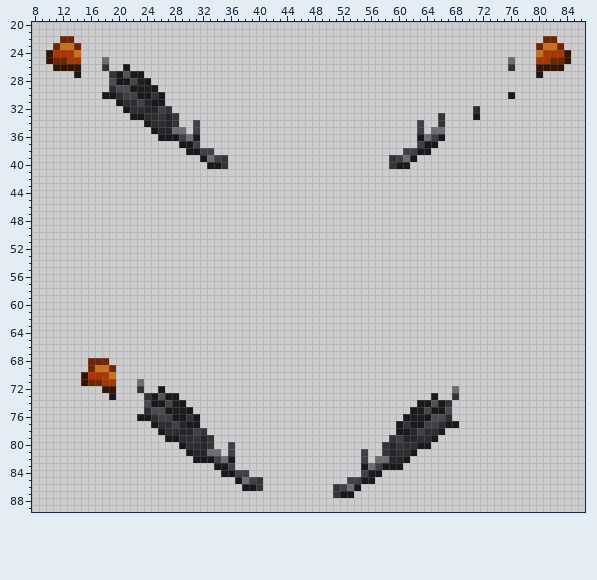
Two states of a sprite sheet, Resources/Textures/_Mono/Objects/Weapons/Guns/LMGs/dp29.rsi/inhand-right.png. Above, as it was before the edit.
The file is 96x96 pixels. Colours within 5 levels of each other are drawn and written as one. Shown: x 8..86, y 20..89.
After:
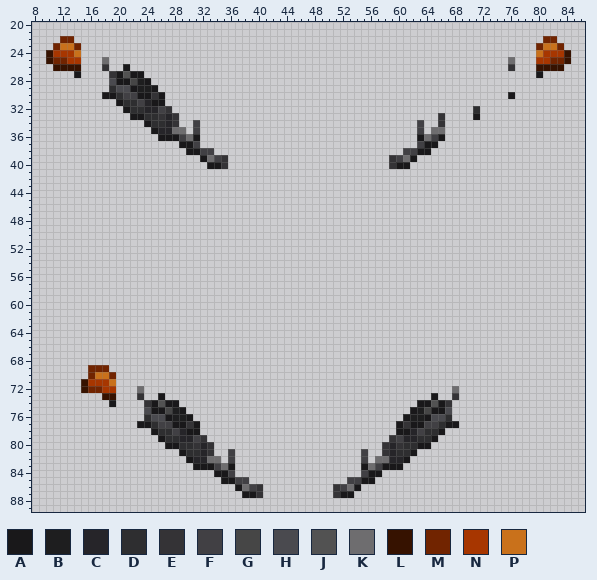
Palette (. is transparent): A #19181a  B #1e1e1f  C #262529  D #2e2e30  E #343336  F #414044  G #464646  H #4a4a4f  J #525252  K #6e6d6f  L #361200  M #712400  N #a73600  P #c9711b
The edit:
Colour A is added in row 74 at x 19; in row 77 at x 23 to 24; in row 78 at x 25; in row 79 at x 26; in row 80 at x 27 to 28; in row 81 at x 29.
Colour A is added in row 82 at x 30; in row 83 at x 31 to 33; in row 84 at x 34; in row 85 at x 35 to 36; in row 86 at x 37; in row 87 at x 38 to 39.
Colour A replaces colour B in row 74 at x 28; in row 75 at x 29.
Colour A replaces colour C in row 77 at x 29; in row 78 at x 30.
Colour A replaces colour E in row 76 at x 30.
Colour A replaces colour F in row 76 at x 27; in row 77 at x 28; in row 78 at x 31; in row 83 at x 36.
Colour A replaces colour G in row 74 at x 27.
Colour A replaces colour H in row 75 at x 25 to 26.
Colour A replaces colour J in row 73 at x 26.
Colour B replaces colour A in row 76 at x 28 to 29.
Colour C replaces colour A in row 82 at x 31 to 32.
Colour C replaces colour D in row 79 at x 29 to 30.
Colour D replaces colour A in row 76 at x 24; in row 77 at x 25; in row 78 at x 26; in row 79 at x 27 to 28; in row 80 at x 29; in row 81 at x 30.
Colour D replaces colour C in row 81 at x 31.
Colour E is added in row 73 at x 23; in row 87 at x 40.
Colour E replaces colour A in row 77 at x 30.
Colour E replaces colour C in row 79 at x 32.
Colour E replaces colour D in row 80 at x 31.
Colour E replaces colour H in row 74 at x 24.
Colour E replaces colour K in row 81 at x 33.
Colour F replaces colour A in row 82 at x 36; in row 83 at x 34; in row 84 at x 36; in row 85 at x 37; in row 86 at x 39.
Colour F replaces colour D in row 77 at x 26 to 27; in row 78 at x 28.
Colour F replaces colour E in row 79 at x 31.
Colour F replaces colour K in row 85 at x 38.
Colour G replaces colour A in row 75 at x 27.
Colour H replaces colour D in row 75 at x 24; in row 76 at x 25.
Colour H replaces colour F in row 76 at x 26.
Colour J replaces colour A in row 74 at x 26.
Colour K replaces colour A in row 82 at x 33; in row 83 at x 35; in row 86 at x 38.
Colour K replaces colour E in row 72 at x 23.
Colour K replaces colour F in row 82 at x 34.
Colour L is added in row 72 at x 15; in row 73 at x 18.
Colour L replaces colour A in row 73 at x 19.
Colour M is added in row 72 at x 16 to 17.
Colour M replaces colour N in row 70 at x 16.
Colour M replaces colour P in row 69 at x 17 to 18; in row 70 at x 19.
Colour N replaces colour L in row 72 at x 18 to 19.
Colour N replaces colour M in row 71 at x 16 to 17.
Colour P replaces colour N in row 70 at x 17 to 18; in row 71 at x 19.
The edit erases colour A in row 72 at x 26; in row 73 at x 25 and 27 to 28; in row 74 at x 29; in row 75 at x 30; in row 76 at x 23 and 31.
The edit erases colour E in row 73 at x 24; in row 78 at x 32; in row 79 at x 33; in row 85 at x 40.
The edit erases colour F in row 80 at x 36; in row 84 at x 37 to 38; in row 85 at x 39.
The edit erases colour K in row 71 at x 23; in row 81 at x 34; in row 82 at x 35.
The edit erases colour L in row 70 at x 15.
The edit erases colour M in row 68 at x 16 to 18; in row 69 at x 19.
Pixel boxes of the changes (left, top, right, bottom) in both pictures:
changed: (81, 358, 116, 407)
changed: (137, 379, 263, 498)
